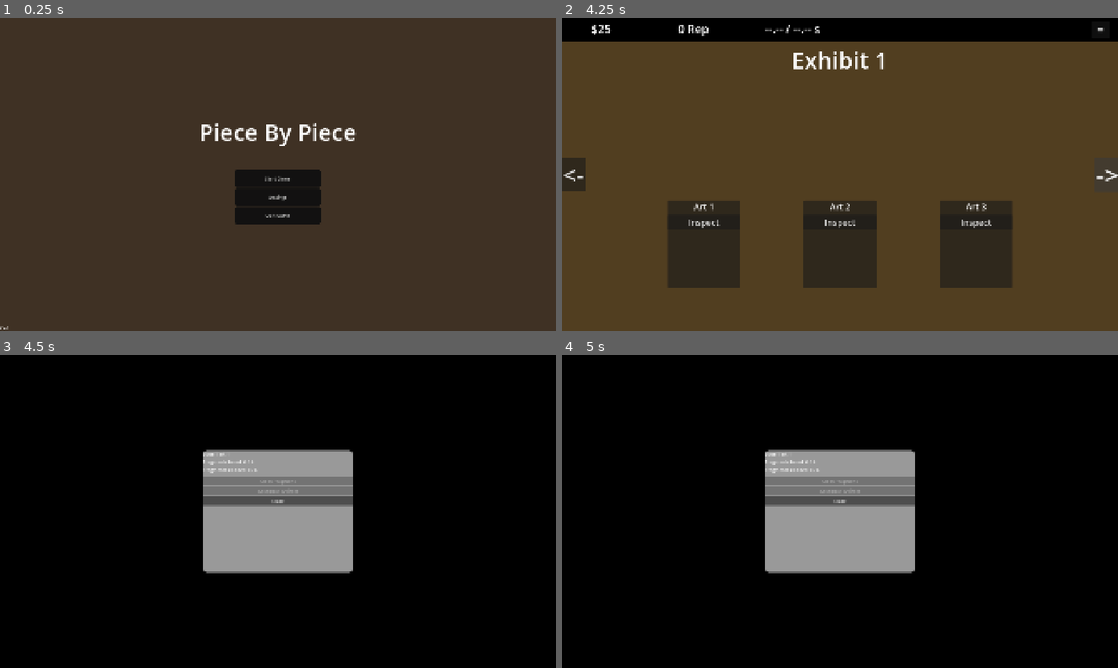
Above: before the commit, frames 1-4 (two rows, left to right).
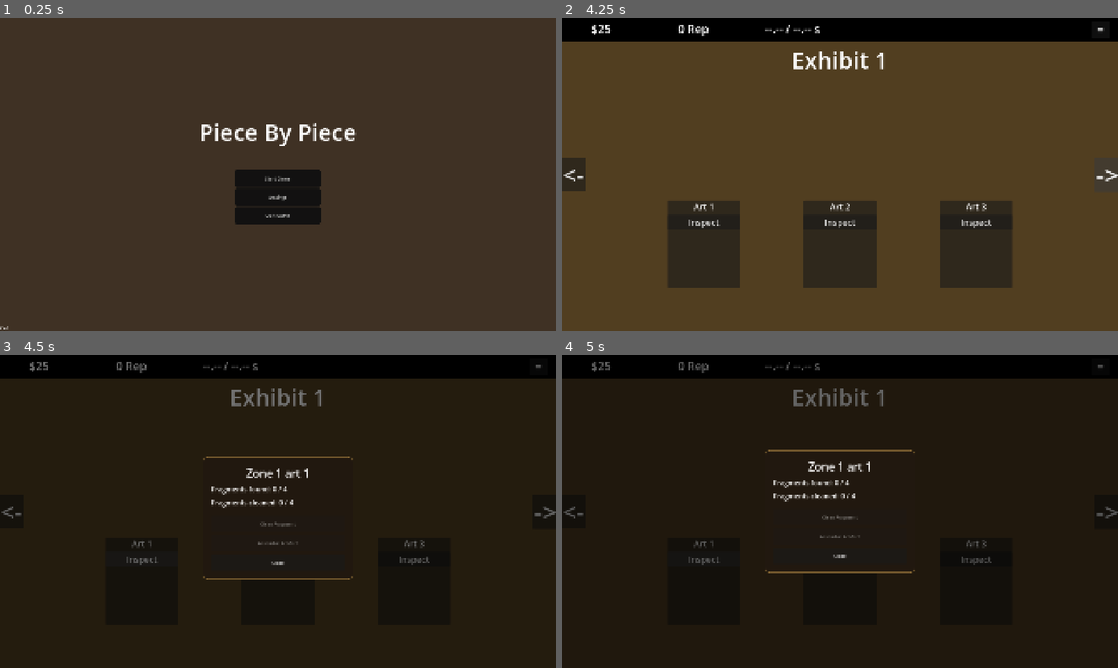
Above: after the commit, the same moments.

Repository: zsansone54/museum-game
Game: Godot game, scene res://MainMenu.tscn
Two runs of this game, one before a commit and one after it. Both use one fixed random seed, a clock stepped at 60 frames per second and the inputs below.
Inputs:
- Up to frame 1 (0.25 s): no input
- Up to frame 2 (4.25 s): click "Start Game" at 0.5 s; click "=" at 1.25 s; click "Resume" at 2 s; click "<-" at 2.75 s; click "->" at 3.5 s
- Up to frame 3 (4.5 s): click "Inspect" at 4.25 s
- Up to frame 4 (5 s): no input

Frames 1-2 are identical in both runs. In frame 3, 83% of the frame differs, in the area x 0-100%, y 2-100%; in frame 4, 83%.

Commit message:
add exhibit2

Diff:
--- a/game/ArtifactMenu.tscn
+++ b/game/ArtifactMenu.tscn
@@ -3,6 +3,12 @@
 [ext_resource type="Script" uid="uid://bcsblyftdjksp" path="res://artifact_menu.gd" id="1_u3t71"]
 
 [sub_resource type="StyleBoxFlat" id="StyleBoxFlat_pgftg"]
+bg_color = Color(0.12941177, 0.09411765, 0.05882353, 1)
+border_width_left = 2
+border_width_top = 2
+border_width_right = 2
+border_width_bottom = 2
+border_color = Color(0.5411765, 0.41568628, 0.20784314, 1)
 corner_radius_top_left = 16
 corner_radius_top_right = 16
 corner_radius_bottom_right = 16
@@ -28,7 +34,7 @@
 color = Color(0, 0, 0, 1)
 
 [node name="ArtifactPanel" type="PanelContainer" parent="." unique_id=2040389278]
-custom_minimum_size = Vector2(520, 420)
+custom_minimum_size = Vector2(520, 260)
 layout_mode = 1
 anchors_preset = 8
 anchor_left = 0.5
@@ -45,27 +51,39 @@
 
 [node name="MarginContainer" type="MarginContainer" parent="ArtifactPanel" unique_id=392507774]
 layout_mode = 2
+theme_override_constants/margin_left = 28
+theme_override_constants/margin_top = 28
+theme_override_constants/margin_right = 28
+theme_override_constants/margin_bottom = 28
 
 [node name="VBoxContainer" type="VBoxContainer" parent="ArtifactPanel/MarginContainer" unique_id=1932758864]
 layout_mode = 2
+theme_override_constants/separation = 12
 
 [node name="ArtifactNameLabel" type="Label" parent="ArtifactPanel/MarginContainer/VBoxContainer" unique_id=1393105923]
 layout_mode = 2
+theme_override_font_sizes/font_size = 38
+horizontal_alignment = 1
 
 [node name="FragmentProgressLabel" type="Label" parent="ArtifactPanel/MarginContainer/VBoxContainer" unique_id=893109691]
 layout_mode = 2
+theme_override_font_sizes/font_size = 24
 
 [node name="CleaProgressLabel" type="Label" parent="ArtifactPanel/MarginContainer/VBoxContainer" unique_id=1108776996]
 layout_mode = 2
+theme_override_font_sizes/font_size = 24
 
 [node name="HSeparator" type="HSeparator" parent="ArtifactPanel/MarginContainer/VBoxContainer" unique_id=493968231]
 layout_mode = 2
 
 [node name="CleanButton" type="Button" parent="ArtifactPanel/MarginContainer/VBoxContainer" unique_id=552363847]
+custom_minimum_size = Vector2(0, 55)
 layout_mode = 2
 
 [node name="AssembleButton" type="Button" parent="ArtifactPanel/MarginContainer/VBoxContainer" unique_id=1694501054]
+custom_minimum_size = Vector2(0, 55)
 layout_mode = 2
 
 [node name="CloseButton" type="Button" parent="ArtifactPanel/MarginContainer/VBoxContainer" unique_id=462694691]
+custom_minimum_size = Vector2(0, 55)
 layout_mode = 2
--- /dev/null
+++ b/game/Exhibit2.tscn
@@ -0,0 +1,218 @@
+[gd_scene format=3 uid="uid://0p4l1otssotm"]
+
+[ext_resource type="Script" uid="uid://bv8j6sqyjgk1p" path="res://exhibit2.gd" id="1_o8ey3"]
+[ext_resource type="PackedScene" uid="uid://bu1af3cp8soep" path="res://SettingsMenu.tscn" id="2_irlb0"]
+[ext_resource type="PackedScene" uid="uid://coh5nxkprs0sc" path="res://PauseMenu.tscn" id="3_nm046"]
+[ext_resource type="PackedScene" uid="uid://b6ddt174lqybw" path="res://ArtifactMenu.tscn" id="4_2u0ix"]
+
+[node name="Exhibit2" type="Control" unique_id=124045584]
+layout_mode = 3
+anchors_preset = 15
+anchor_right = 1.0
+anchor_bottom = 1.0
+grow_horizontal = 2
+grow_vertical = 2
+script = ExtResource("1_o8ey3")
+
+[node name="Background" type="ColorRect" parent="." unique_id=2015553693]
+layout_mode = 1
+anchors_preset = 15
+anchor_right = 1.0
+anchor_bottom = 1.0
+grow_horizontal = 2
+grow_vertical = 2
+color = Color(0.3157873, 0.24210715, 0.12733114, 1)
+
+[node name="HudBackground" type="ColorRect" parent="." unique_id=1704515455]
+custom_minimum_size = Vector2(0, 80)
+layout_mode = 1
+anchors_preset = 10
+anchor_right = 1.0
+grow_horizontal = 2
+color = Color(0, 0, 0, 1)
+
+[node name="Top" type="VBoxContainer" parent="." unique_id=392528749]
+layout_mode = 1
+anchors_preset = 10
+anchor_right = 1.0
+offset_bottom = 137.0
+grow_horizontal = 2
+theme_override_constants/separation = 10
+
+[node name="TopHudMargin" type="MarginContainer" parent="Top" unique_id=2019853854]
+layout_mode = 2
+theme_override_constants/margin_left = 100
+theme_override_constants/margin_top = 10
+theme_override_constants/margin_right = 30
+theme_override_constants/margin_bottom = 10
+
+[node name="TopHud" type="HBoxContainer" parent="Top/TopHudMargin" unique_id=1732392329]
+layout_mode = 2
+theme_override_constants/separation = 100
+
+[node name="FundsLabel" type="Label" parent="Top/TopHudMargin/TopHud" unique_id=1513308518]
+custom_minimum_size = Vector2(200, 60)
+custom_maximum_size = Vector2(200, 60)
+layout_mode = 2
+theme_override_font_sizes/font_size = 40
+text = "$999,999"
+
+[node name="RepLabel" type="Label" parent="Top/TopHudMargin/TopHud" unique_id=403565111]
+custom_minimum_size = Vector2(200, 60)
+custom_maximum_size = Vector2(200, 60)
+layout_mode = 2
+theme_override_font_sizes/font_size = 40
+text = "1000 Rep"
+
+[node name="CountdownLabel" type="Label" parent="Top/TopHudMargin/TopHud" unique_id=1909446689]
+custom_minimum_size = Vector2(200, 60)
+custom_maximum_size = Vector2(200, 60)
+layout_mode = 2
+theme_override_font_sizes/font_size = 40
+text = "10.0/10.0s"
+
+[node name="Spacer" type="Control" parent="Top/TopHudMargin/TopHud" unique_id=2048826570]
+layout_mode = 2
+size_flags_horizontal = 3
+
+[node name="PauseButton" type="Button" parent="Top/TopHudMargin/TopHud" unique_id=1719943783]
+custom_minimum_size = Vector2(60, 60)
+custom_maximum_size = Vector2(60, 60)
+layout_mode = 2
+theme_override_font_sizes/font_size = 40
+text = "="
+
+[node name="ExhibitTitle" type="Label" parent="Top" unique_id=993421149]
+layout_mode = 2
+size_flags_horizontal = 4
+theme_override_font_sizes/font_size = 80
+text = "Exhibit 1"
+
+[node name="LeftButton" type="Button" parent="." unique_id=1669915334]
+layout_mode = 1
+anchors_preset = 4
+anchor_top = 0.5
+anchor_bottom = 0.5
+offset_top = -15.5
+offset_right = 23.0
+offset_bottom = 15.5
+grow_vertical = 2
+theme_override_font_sizes/font_size = 80
+text = "<-"
+
+[node name="RightButton" type="Button" parent="." unique_id=387485989]
+layout_mode = 1
+anchors_preset = 6
+anchor_left = 1.0
+anchor_top = 0.5
+anchor_right = 1.0
+anchor_bottom = 0.5
+offset_left = -80.0
+offset_top = -59.0
+offset_bottom = 59.0
+grow_horizontal = 0
+grow_vertical = 2
+scale = Vector2(1.1103836, 1.0138812)
+theme_override_font_sizes/font_size = 80
+text = "->"
+
+[node name="ArtifactMargin" type="MarginContainer" parent="." unique_id=1526326832]
+layout_mode = 1
+anchors_preset = 7
+anchor_left = 0.5
+anchor_top = 1.0
+anchor_right = 0.5
+anchor_bottom = 1.0
+offset_left = -20.0
+offset_top = -40.0
+offset_right = 20.0
+grow_horizontal = 2
+grow_vertical = 0
+theme_override_constants/margin_left = 100
+theme_override_constants/margin_top = 200
+theme_override_constants/margin_right = 100
+theme_override_constants/margin_bottom = 150
+
+[node name="Gallery" type="HBoxContainer" parent="ArtifactMargin" unique_id=773864599]
+layout_mode = 2
+theme_override_constants/separation = 220
+
+[node name="Artifact1" type="PanelContainer" parent="ArtifactMargin/Gallery" unique_id=1095740730]
+custom_minimum_size = Vector2(250, 300)
+layout_mode = 2
+size_flags_horizontal = 3
+
+[node name="Display" type="VBoxContainer" parent="ArtifactMargin/Gallery/Artifact1" unique_id=1463114686]
+layout_mode = 2
+
+[node name="ArtifactName" type="Label" parent="ArtifactMargin/Gallery/Artifact1/Display" unique_id=1589460650]
+layout_mode = 2
+size_flags_horizontal = 4
+theme_override_font_sizes/font_size = 30
+text = "Art 1"
+
+[node name="DisplayCase" type="TextureRect" parent="ArtifactMargin/Gallery/Artifact1/Display" unique_id=448968607]
+layout_mode = 2
+
+[node name="InspectButton" type="Button" parent="ArtifactMargin/Gallery/Artifact1/Display" unique_id=1869970795]
+layout_mode = 2
+theme_override_font_sizes/font_size = 30
+text = "Inspect"
+
+[node name="Artifact2" type="PanelContainer" parent="ArtifactMargin/Gallery" unique_id=360686727]
+custom_minimum_size = Vector2(250, 300)
+layout_mode = 2
+size_flags_horizontal = 3
+
+[node name="Display" type="VBoxContainer" parent="ArtifactMargin/Gallery/Artifact2" unique_id=969050391]
+layout_mode = 2
+
+[node name="ArtifactName" type="Label" parent="ArtifactMargin/Gallery/Artifact2/Display" unique_id=1177991013]
+layout_mode = 2
+size_flags_horizontal = 4
+theme_override_font_sizes/font_size = 30
+text = "Art 2"
+
+[node name="DisplayCase" type="TextureRect" parent="ArtifactMargin/Gallery/Artifact2/Display" unique_id=1210014034]
+layout_mode = 2
+
+[node name="InspectButton" type="Button" parent="ArtifactMargin/Gallery/Artifact2/Display" unique_id=44273176]
+layout_mode = 2
+theme_override_font_sizes/font_size = 30
+text = "Inspect"
+
+[node name="Artifact3" type="PanelContainer" parent="ArtifactMargin/Gallery" unique_id=1123587416]
+custom_minimum_size = Vector2(250, 300)
+layout_mode = 2
+size_flags_horizontal = 3
+
+[node name="Display" type="VBoxContainer" parent="ArtifactMargin/Gallery/Artifact3" unique_id=718127963]
+layout_mode = 2
+
+[node name="ArtifactName" type="Label" parent="ArtifactMargin/Gallery/Artifact3/Display" unique_id=1613981892]
+layout_mode = 2
+size_flags_horizontal = 4
+theme_override_font_sizes/font_size = 30
+text = "Art 3"
+
+[node name="DisplayCase" type="TextureRect" parent="ArtifactMargin/Gallery/Artifact3/Display" unique_id=901363634]
+layout_mode = 2
+
+[node name="InspectButton" type="Button" parent="ArtifactMargin/Gallery/Artifact3/Display" unique_id=1540139997]
+layout_mode = 2
+theme_override_font_sizes/font_size = 30
+text = "Inspect"
+
+[node name="SettingsMenu" parent="." unique_id=1430616981 instance=ExtResource("2_irlb0")]
+visible = false
+layout_mode = 1
+
+[node name="PauseMenu" parent="." unique_id=463487379 instance=ExtResource("3_nm046")]
+visible = false
+layout_mode = 1
+
+[node name="ArtifactMenu" parent="." unique_id=1918927880 instance=ExtResource("4_2u0ix")]
+visible = false
+layout_mode = 1
+
+[connection signal="pressed" from="Top/TopHudMargin/TopHud/PauseButton" to="." method="_on_pause_button_pressed"]
--- a/game/artifact_menu.gd
+++ b/game/artifact_menu.gd
@@ -1,5 +1,7 @@
 extends Control
 
+@onready var artifact_panel: PanelContainer = $ArtifactPanel
+@onready var dimmer: ColorRect = $Dimmer
 @onready var artifact_name_label: Label = $ArtifactPanel/MarginContainer/VBoxContainer/ArtifactNameLabel
 @onready var fragment_progress_label: Label = $ArtifactPanel/MarginContainer/VBoxContainer/FragmentProgressLabel
 @onready var clean_progress_label: Label = $ArtifactPanel/MarginContainer/VBoxContainer/CleaProgressLabel
@@ -8,10 +10,20 @@
 @onready var close_button: Button = $ArtifactPanel/MarginContainer/VBoxContainer/CloseButton
 
 var current_artifact_id := -1
+var open_position: Vector2
+var closed_position: Vector2
+var is_closing := false
 
 
 func _ready() -> void:
+	process_mode = Node.PROCESS_MODE_ALWAYS
 	hide()
+
+	await get_tree().process_frame
+
+	open_position = artifact_panel.position
+	closed_position = open_position + Vector2(0, artifact_panel.size.y + 20)
+	artifact_panel.position = closed_position
 
 	clean_button.pressed.connect(_on_clean_button_pressed)
 	assemble_button.pressed.connect(_on_assemble_button_pressed)
@@ -20,8 +32,33 @@
 
 func open_menu(artifact_id: int) -> void:
 	current_artifact_id = artifact_id
+	is_closing = false
 	refresh()
+
 	show()
+	artifact_panel.position = closed_position
+	dimmer.color.a = 0.0
+
+	var tween := create_tween().set_parallel(true)
+	tween.tween_property(artifact_panel, "position", open_position, 0.35) \
+		.set_trans(Tween.TRANS_QUART).set_ease(Tween.EASE_OUT)
+	tween.tween_property(dimmer, "color:a", 0.6, 0.2)
+
+
+func close_menu() -> void:
+	if is_closing:
+		return
+
+	is_closing = true
+
+	var tween := create_tween().set_parallel(true)
+	tween.tween_property(artifact_panel, "position", closed_position, 0.3) \
+		.set_trans(Tween.TRANS_QUART).set_ease(Tween.EASE_IN)
+	tween.tween_property(dimmer, "color:a", 0.0, 0.2)
+
+	tween.finished.connect(func() -> void:
+		hide()
+	)
 
 
 func refresh() -> void:
@@ -69,4 +106,4 @@
 
 
 func _on_close_button_pressed() -> void:
-	hide()
+	close_menu()
--- /dev/null
+++ b/game/exhibit2.gd
@@ -0,0 +1,76 @@
+extends Control
+
+@onready var funds_label: Label = $Top/TopHudMargin/TopHud/FundsLabel
+@onready var rep_label: Label = $Top/TopHudMargin/TopHud/RepLabel
+@onready var countdown_label: Label = $Top/TopHudMargin/TopHud/CountdownLabel
+
+
+func _ready() -> void:
+	$PauseMenu.action_selected.connect(_on_pause_menu_action_selected)
+	$SettingsMenu.closed.connect(_on_settings_menu_closed)
+
+	$ArtifactMargin/Gallery/Artifact1/Display/InspectButton.pressed.connect(
+		_on_artifact_1_inspect_button_pressed
+	)
+	$ArtifactMargin/Gallery/Artifact2/Display/InspectButton.pressed.connect(
+		_on_artifact_2_inspect_button_pressed
+	)
+	$ArtifactMargin/Gallery/Artifact3/Display/InspectButton.pressed.connect(
+		_on_artifact_3_inspect_button_pressed
+	)
+
+
+func _process(_delta: float) -> void:
+	update_hud()
+
+
+func update_hud() -> void:
+	funds_label.text = "$%d" % int(GameState.funds)
+	rep_label.text = "%d Rep" % GameState.rep
+
+	if GameState.active_artifact_id == -1:
+		countdown_label.text = "--.-- / --.-- s"
+	else:
+		var artifact: Dictionary = GameState.get_artifact_data(
+			GameState.active_artifact_id
+		)
+		var total_time: float = GameState.get_effective_attempt_duration(artifact)
+
+		countdown_label.text = "%.2f / %.2f s" % [
+			max(GameState.excavation_countdown, 0.0),
+			total_time
+		]
+
+
+func _on_artifact_1_inspect_button_pressed() -> void:
+	$ArtifactMenu.open_menu(0)
+
+
+func _on_artifact_2_inspect_button_pressed() -> void:
+	$ArtifactMenu.open_menu(1)
+
+
+func _on_artifact_3_inspect_button_pressed() -> void:
+	$ArtifactMenu.open_menu(2)
+
+
+func _on_pause_menu_action_selected(action: String) -> void:
+	match action:
+		"resume":
+			get_tree().paused = false
+
+		"settings":
+			$SettingsMenu.open()
+
+		"exit":
+			GameState.save_game()
+			get_tree().paused = false
+			get_tree().change_scene_to_file("res://MainMenu.tscn")
+
+
+func _on_settings_menu_closed() -> void:
+	$PauseMenu.open()
+
+
+func _on_pause_button_pressed() -> void:
+	$PauseMenu.open()
Not shown, added: game/exhibit2.gd.uid
